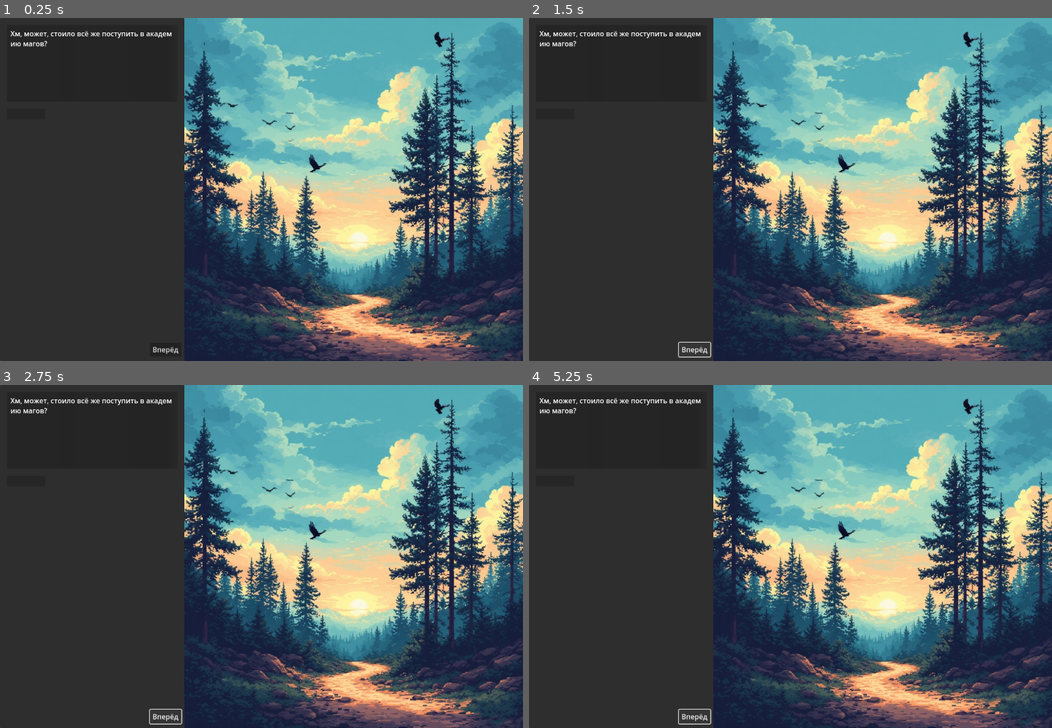
Above: before the commit, frames 1-4 (two rows, left to right).
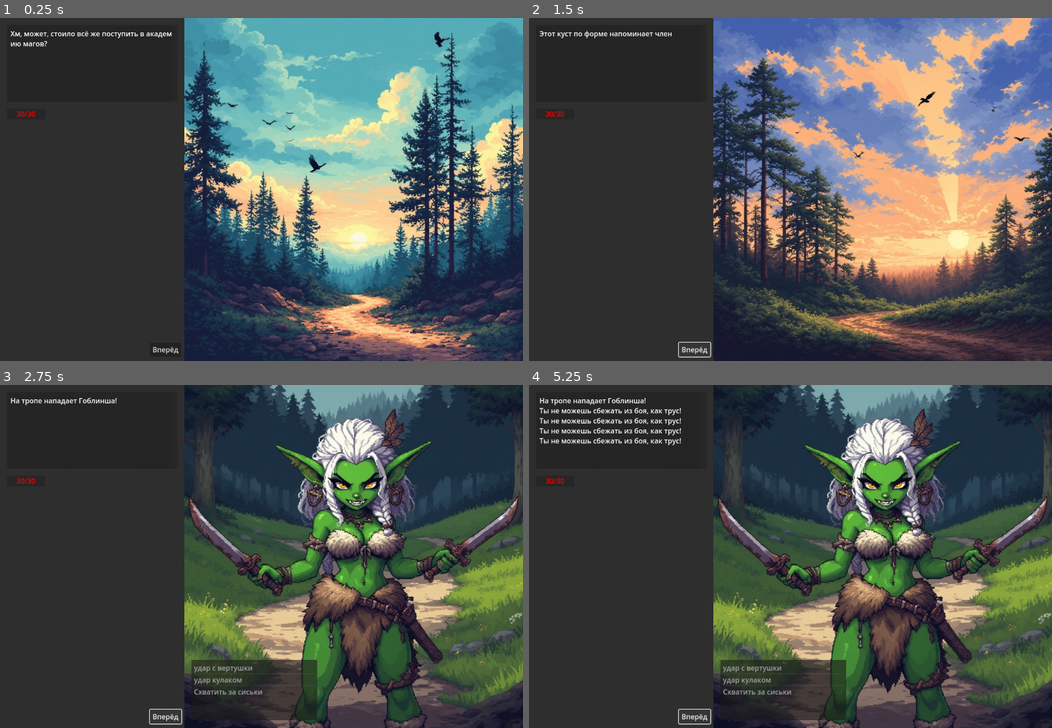
Above: after the commit, the same moments.

Repository: Grimoire-Orm/Project1
Game: Godot game, scene res://Main.tscn
The game is run twice, just before and just after one commit, with the same random seed, the same clock (stepped at 60 frames per second) and the same inputs.
Inputs:
- Up to frame 1 (0.25 s): no input
- Up to frame 2 (1.5 s): click "Вперёд" at 0.5 s; click "Вперёд" at 1.25 s
- Up to frame 3 (2.75 s): click "Вперёд" at 2 s
- Up to frame 4 (5.25 s): tap Enter at 2.75, 4.25 s; tap Space at 3.5, 5 s

The runs differ from the first frame. In frame 1, less than 0.1% of the frame differs, in the area x 3-7%, y 27-29%; in frame 2, 55%; in frame 3, 60%; in frame 4, 61%, in the area x 2-100%, y 0-100%.
Error before the commit: Parse Error: Identifier "loaded_stream" not declared in the current scope. (res://CombatManager.gd:137)

Commit message:
енге

Diff:
--- a/CombatManager.gd
+++ b/CombatManager.gd
@@ -5,7 +5,7 @@
 @export var goblin_texture_name: String = "GoblinTexture"
 @export var living_beings_name: String = "LivingBeings"
 @export var goblins_folder: String = "res://goblins"
-@export var grab_tits_video: String = "res://Animations-BattleAnimations-Goblins/GoblinBoobsGrab.mp4"
+@export var grab_tits_video: String = "res://Animations-BattleAnimations-Goblins/GoblinBoobsGrab.ogv"
 
 @onready var root: Node = get_tree().current_scene
 @onready var left_panel: Control = root.get_node_or_null(left_panel_name)
@@ -128,21 +128,7 @@
 	# Видео (если есть)
 	if attack.has("video") and attack["video"] and attack_video:
 		print("DEBUG: Playing video ", attack["video"])
-	if attack. has("video") and attack["video"] and attack_video:
-		print("DEBUG:  Attempting to load video: ", attack["video"])
-		var loaded_stream = ResourceLoader.load(attack["video"])
-		print("DEBUG:  Loaded stream: ", loaded_stream)
-		print("DEBUG: Is VideoStream?:  ", loaded_stream is VideoStream)
-
-	if loaded_stream:
-		attack_video.stream = loaded_stream
-		attack_video.visible = true
-		attack_video.z_index = 20
-		attack_video.play()
-		call_deferred("_wait_for_video_finish")
-		return
-	else:
-		print("ERROR: Failed to load video!")
+		attack_video.stream = ResourceLoader.load(attack["video"])  # ← ЭТО РАБОТАЕТ ВСЕГДА
 		attack_video.visible = true
 		attack_video.z_index = 20
 		attack_video.play()
--- a/Main.tscn
+++ b/Main.tscn
@@ -91,12 +91,6 @@
 
 [node name="CombatManager" type="Node" parent="."]
 script = ExtResource("3_fgcp2")
-left_panel_name = null
-event_label_rel_path = null
-goblin_texture_name = null
-living_beings_name = null
-goblins_folder = null
-grab_tits_video = null
 
 [node name="LivingBeings" type="Node" parent="."]
 script = ExtResource("4_e2v5r")
